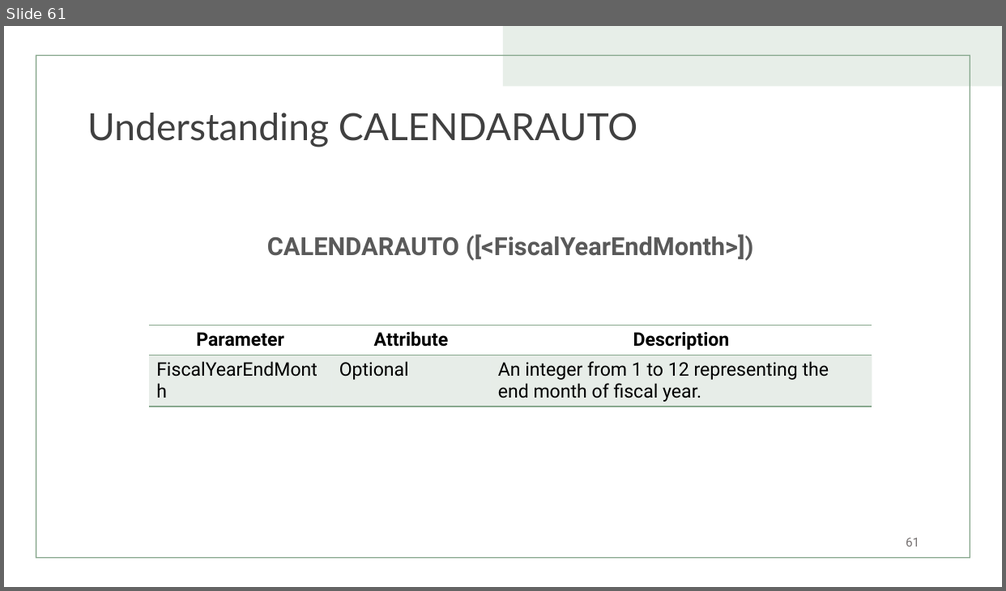
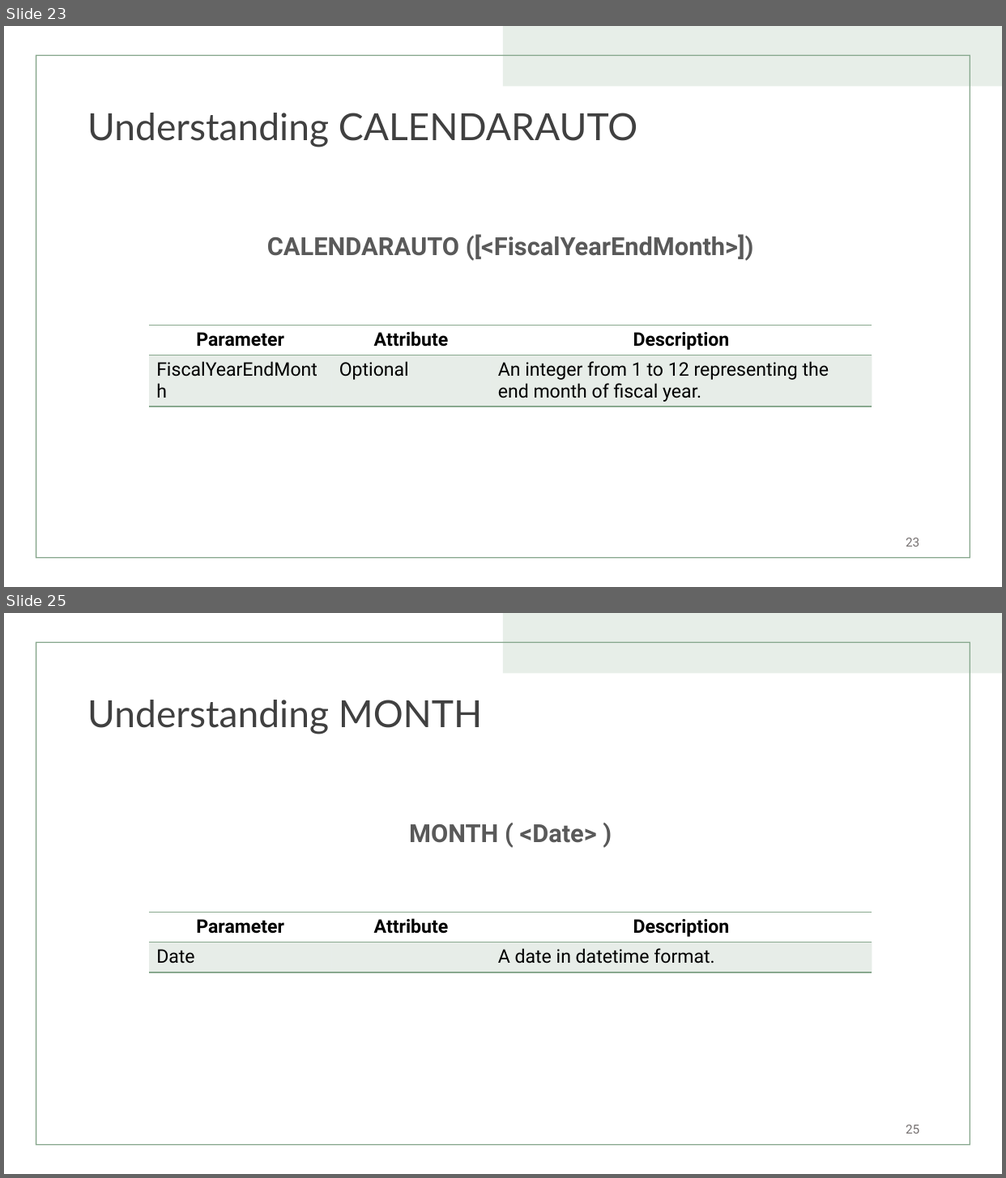
Before and after one commit to TizCloud/DAX-in-A-Day, a slide deck: Data Analysis Expression (DAX) for Power BI - Update.pptx. Shown one above the other, each under a label of ours: slide 61 before the commit, slides 23 and 25 after it; the slides between them are not shown. The pictures are 1006x591 and 1006x1178 pixels, drawn with LibreOffice and Linux fonts; fonts in the diff are those of the drawing. Boxes give left, top, right and bottom in pixels: in the first picture for what was removed or moved away, otherwise in the second. Text is boxed around its words. In the diff, an @@ line names an element or a change of style, - is before the commit and + after.

```diff
--- a/Data Analysis Expression (DAX) for Power BI - Update.pptx
+++ b/Data Analysis Expression (DAX) for Power BI - Update.pptx
@@ slide 25 added at bbox=[4, 613, 1002, 1174], background #FFFFFF; not listed: 2 template elements that a slide beside it also shows @@
@@ title added at bbox=[87, 700, 483, 735], 36 pt, text #404040 @@
+Understanding MONTH
@@ text added at bbox=[409, 824, 597, 843], 24 pt, text #595959, bold @@
+MONTH ( <Date> )
@@ table added at bbox=[149, 912, 872, 973], 2 rows, 3 columns @@
+Parameter | Attribute | Description
+Date |  | A date in datetime format.
@@ page number added at bbox=[906, 1125, 919, 1134], 12 pt, text #767171 @@
+25
@@ what was slide 61 is now slide 23 @@
@@ page number at bbox=[906, 538, 919, 547]: text changed @@
-61
+23
```
Also in this commit, not shown: 6 slides changed, 4 other slides added, 29 slides removed.
